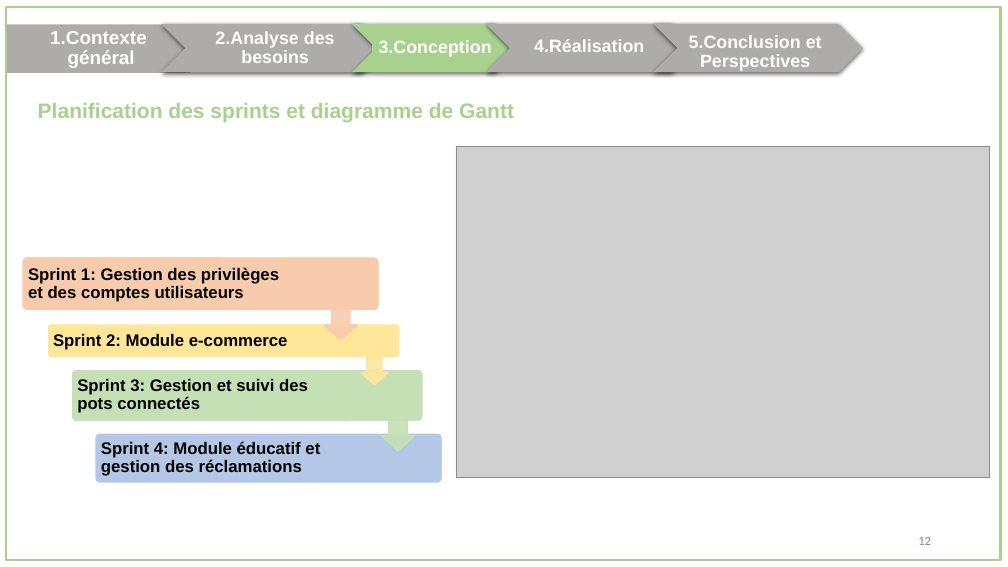
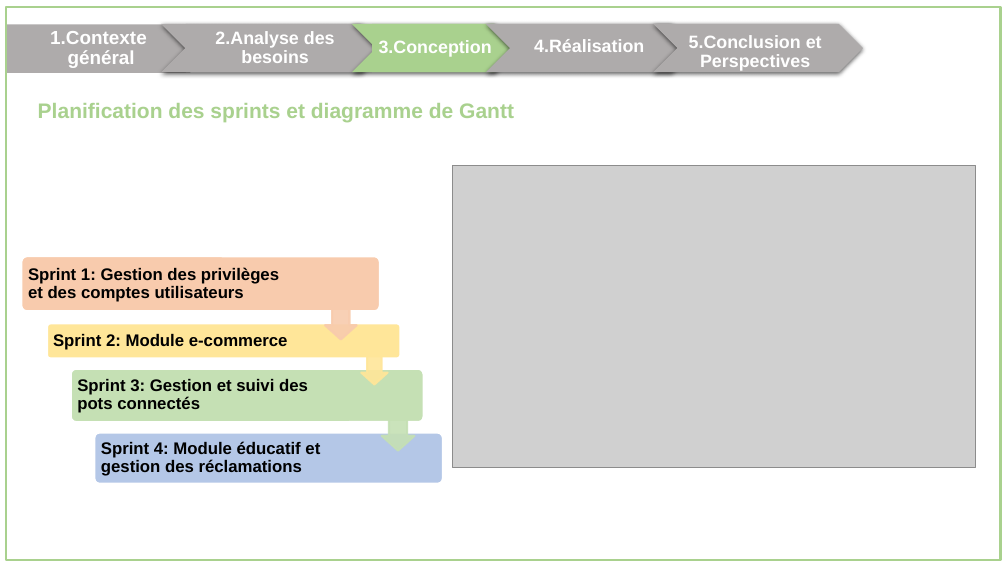
Before and after one commit to oussema1-hub/Rapport-Conception, a slide deck: slide 14 of presentation.pptx. Drawn at 1008x567 pixels with LibreOffice and Linux fonts; fonts in the diff are those of the drawing; grey boxes stand for pictures. Boxes give left, top, right and bottom in pixels: in the first picture for what was removed or moved away, otherwise in the second. Text is boxed around its words. In the diff, an @@ line names an element or a change of style, - is before the commit and + after.

```diff
--- a/presentation.pptx
+++ b/presentation.pptx
@@ picture: place and size @@
-picture at (456,147,990,478)
+picture at (453,166,976,467)
@@ text removed at (918,537,931,545) @@
-12
```
Also in this commit, not shown: 18 other slides changed, 8 other files.
